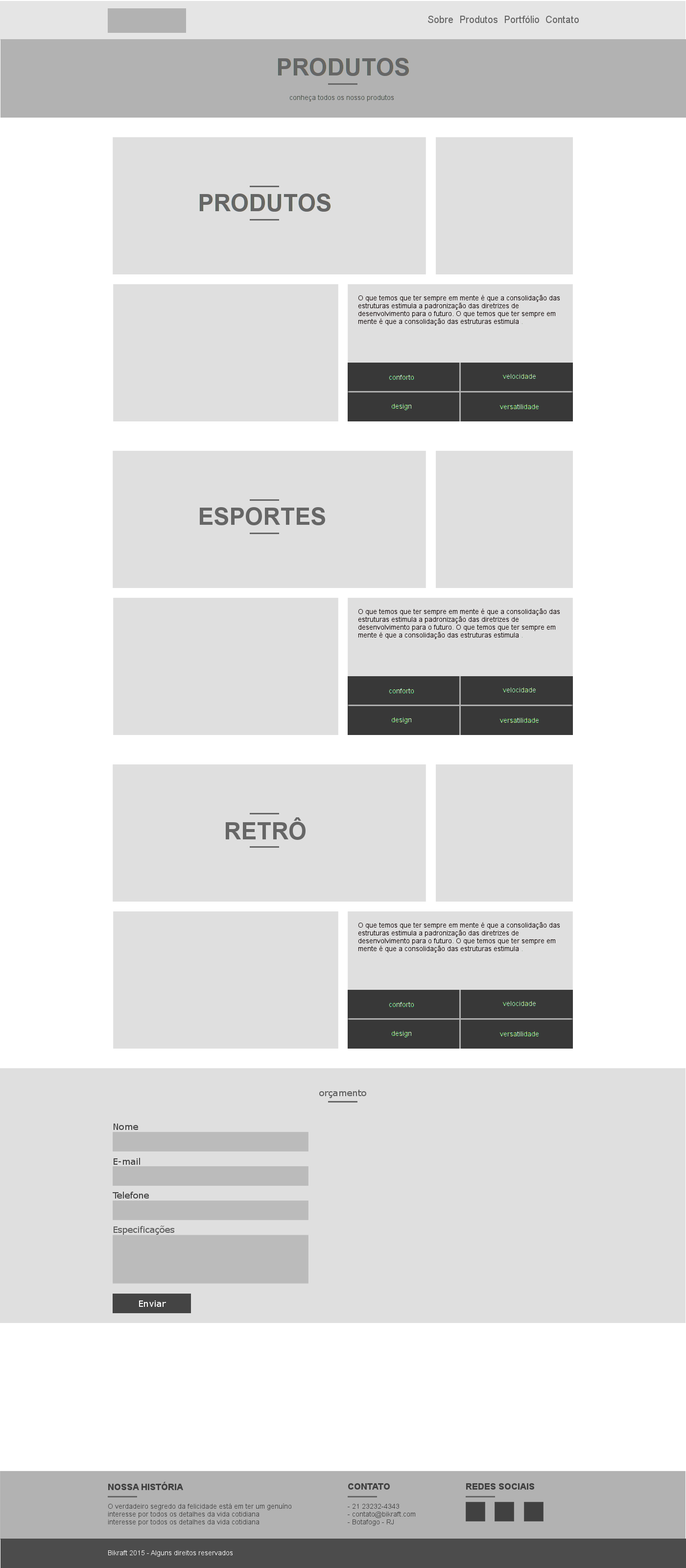
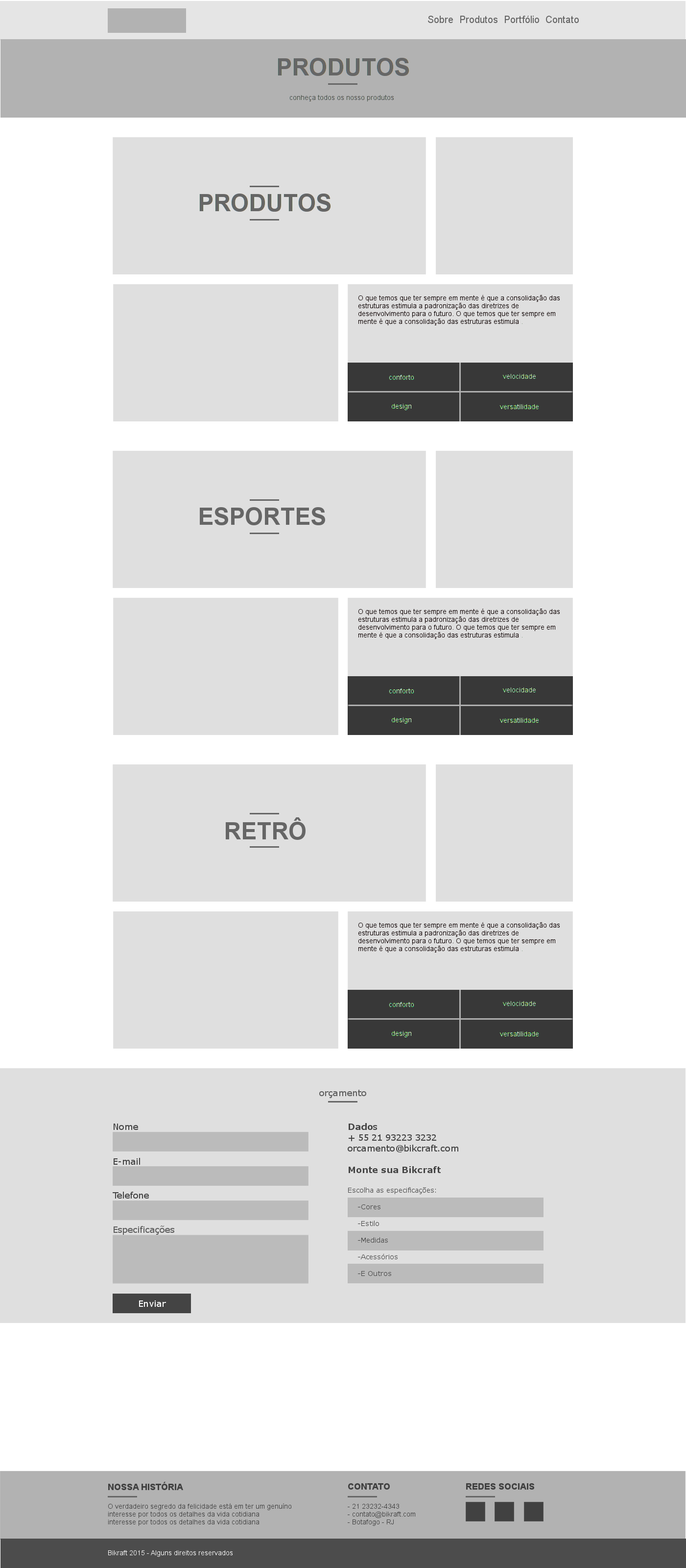
Comparing the layer stacks of the two 686 x 1568 images. Changes:
added group "intrucoes" with 5 layers in group "contato #1" over [347, 1123, 544, 1284]
added group "CaixaDeTexto #5" with 4 layers in group "intrucoes" over [347, 1123, 544, 1284]
added layer "Dados ..." in group "CaixaDeTexto #5" over [347, 1123, 459, 1276]
added layer "foto #10" in group "CaixaDeTexto #5" over [347, 1263, 544, 1284]
added layer "foto #9" in group "CaixaDeTexto #5" over [347, 1230, 544, 1251]
added layer "foto #8" in group "CaixaDeTexto #5" over [347, 1197, 544, 1218]
